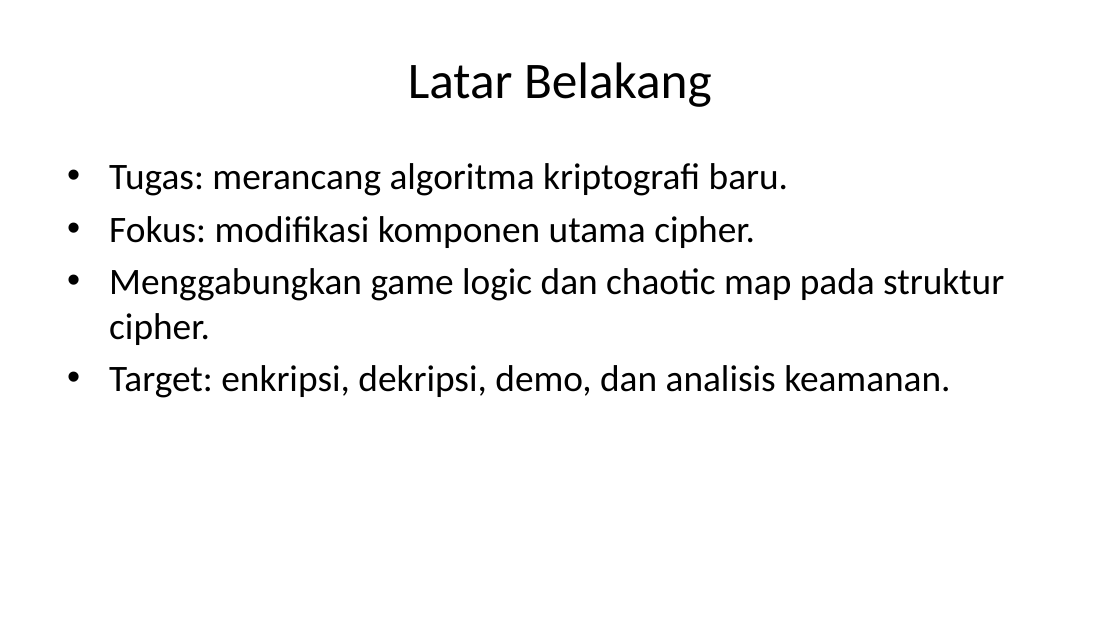
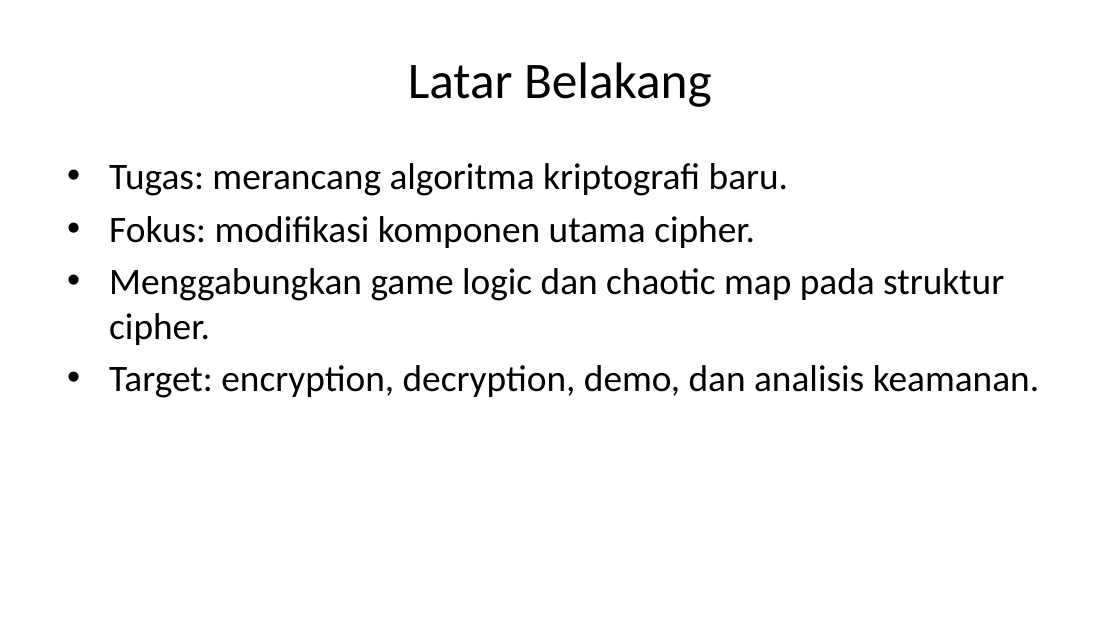
Before and after one commit to riskihajar/knight-chaos-cipher, a slide deck: slide 2 of slides/slides-knight-chaos-cipher.pptx. Drawn at 1120x630 pixels with LibreOffice and Linux fonts; fonts in the diff are those of the drawing. Boxes give left, top, right and bottom in pixels: in the first picture for what was removed or moved away, otherwise in the second. Text is boxed around its words. In the diff, an @@ line names an element or a change of style, - is before the commit and + after.

```diff
--- a/slides/slides-knight-chaos-cipher.pptx
+++ b/slides/slides-knight-chaos-cipher.pptx
@@ text at box(109, 365, 1039, 398): text changed @@
-• Target: enkripsi, dekripsi, demo, dan analisis keamanan.
+• Target: encryption, decryption, demo, dan analisis keamanan.
```
Also in this commit, not shown: 8 other slides changed, 6 slides added, 4 slides removed, 3 other files.
